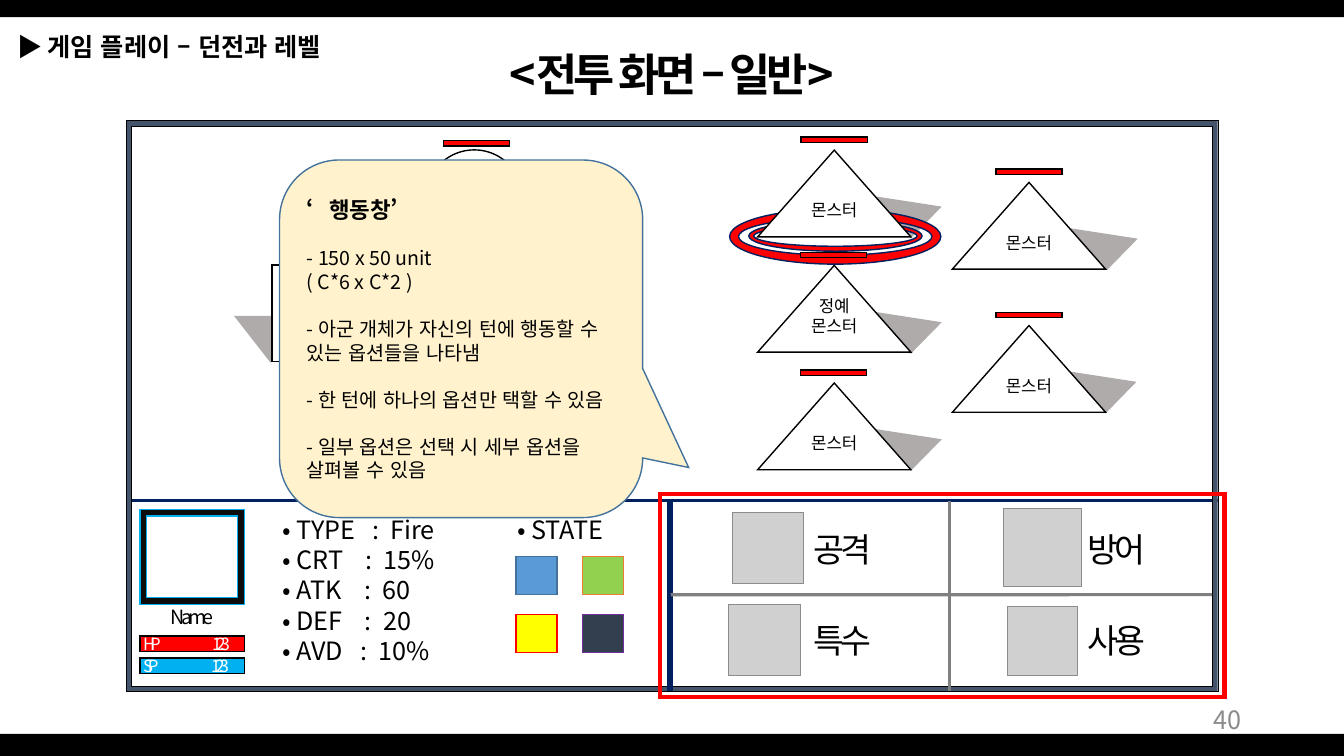
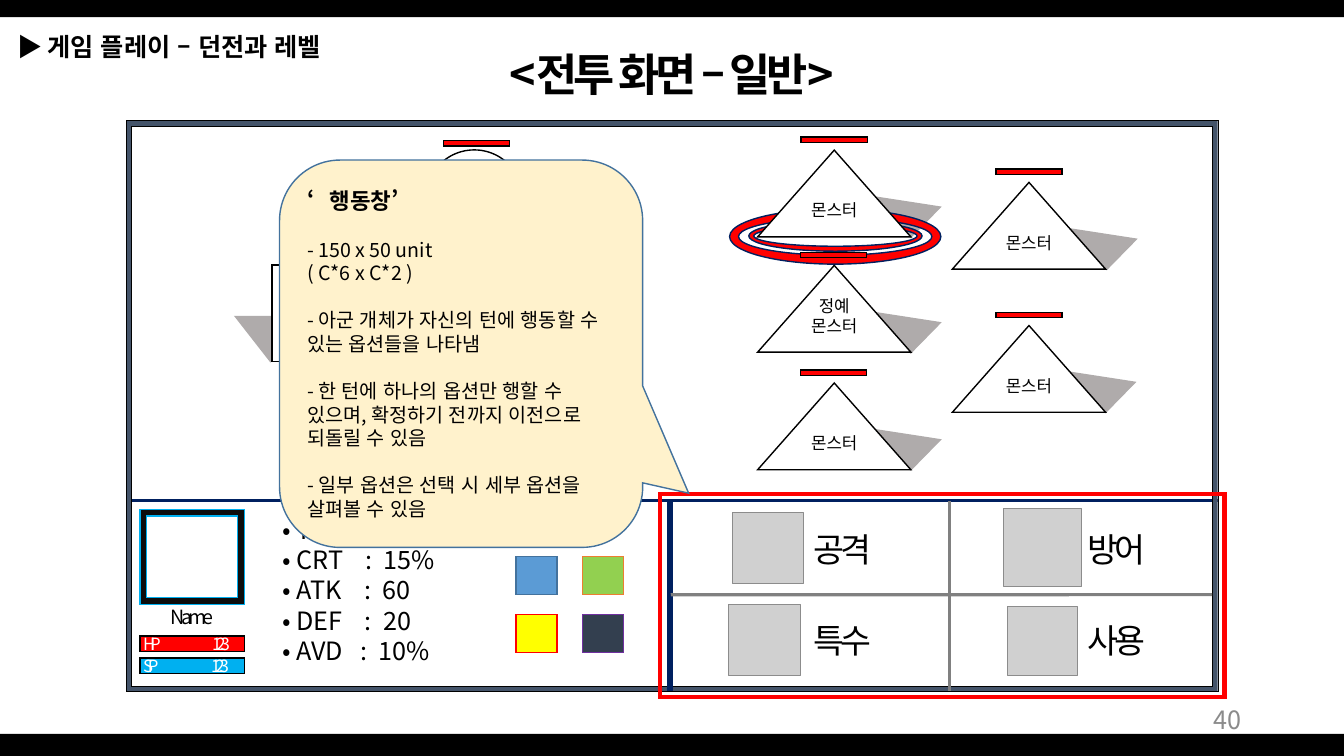
Before and after one commit to Bumizi/GameDesign, a slide deck: slide 40 of 2018 동계방학 기획자 특훈/Dungeon Tamer_1901011.pptx. Drawn at 1344x756 pixels with LibreOffice and Linux fonts; fonts in the diff are those of the drawing; grey boxes stand for pictures. Boxes give left, top, right and bottom in pixels: in the first picture for what was removed or moved away, otherwise in the second. Text is boxed around its words. In the diff, an @@ line names an element or a change of style, - is before the commit and + after.

```diff
--- a/2018 동계방학 기획자 특훈/Dungeon Tamer_1901011.pptx
+++ b/2018 동계방학 기획자 특훈/Dungeon Tamer_1901011.pptx
@@ rounded speech box "‘행동창’": place and size @@
-rounded speech box "‘행동창’" at (279, 160, 642, 518)
+rounded speech box "‘행동창’" at (279, 160, 642, 547)
@@ text in rounded speech box at (307, 310, 599, 518): text changed @@
-- 아군 개체가 자신의 턴에 행동할 수 있는 옵션들을 나타냄
-- 한 턴에 하나의 옵션만 택할 수 있음
-- 일부 옵션은 선택 시 세부 옵션을 살펴볼 수 있음
+- 아군 개체가 자신의 턴에 행동할 수 있는 옵션들을 나타냄
+- 한 턴에 하나의 옵션만 행할 수 있으며, 확정하기 전까지 이전으로 되돌릴 수 있음
+- 일부 옵션은 선택 시 세부 옵션을 살펴볼 수 있음
```
Also in this commit, not shown: 8 other slides changed, 2 slides added, 2 other files.
